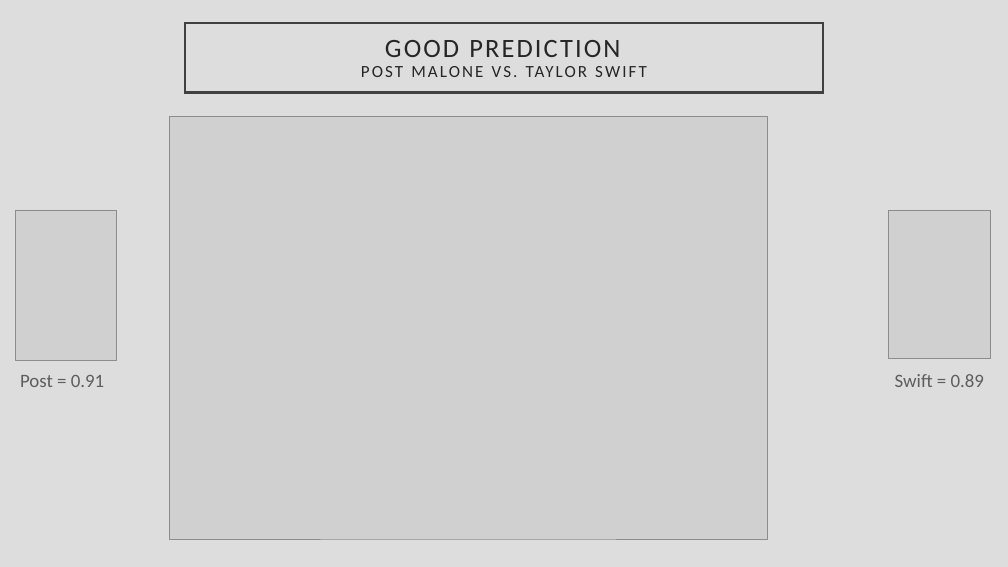
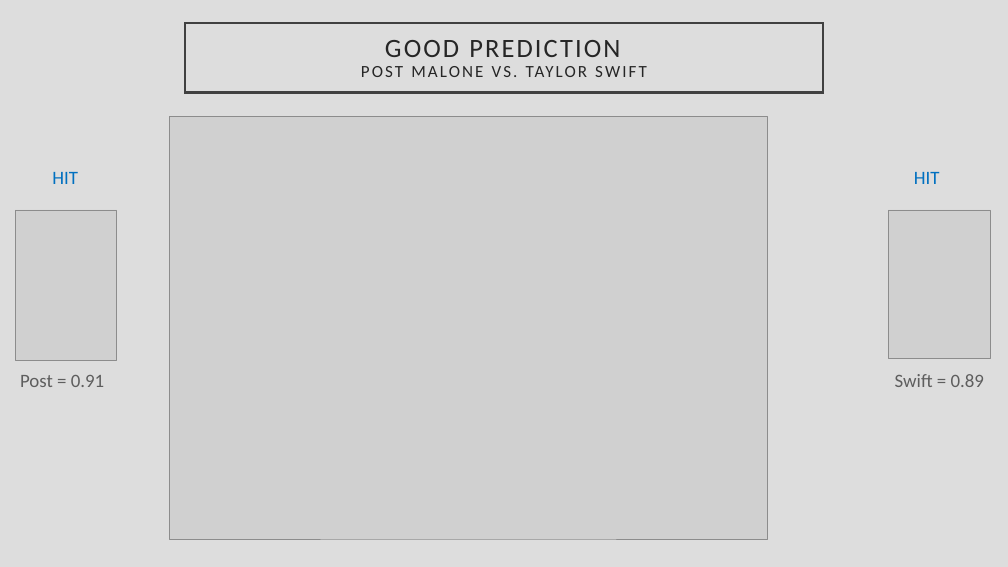
Before and after one commit to chan-chris/Metis_proj3, a slide deck: slide 19 of presentations/bbspot_final.pptx. Drawn at 1008x567 pixels with LibreOffice and Linux fonts; fonts in the diff are those of the drawing; grey boxes stand for pictures. Boxes give left, top, right and bottom in pixels: in the first picture for what was removed or moved away, otherwise in the second. Text is boxed around its words. In the diff, an @@ line names an element or a change of style, - is before the commit and + after.

```diff
--- a/presentations/bbspot_final.pptx
+++ b/presentations/bbspot_final.pptx
@@ text added at [52, 172, 78, 184], 18 pt, text #0070C0 @@
+HIT
@@ text added at [914, 172, 940, 184], 18 pt, text #0070C0 @@
+HIT
```
Also in this commit, not shown: 2 other slides changed, 2 other files.
